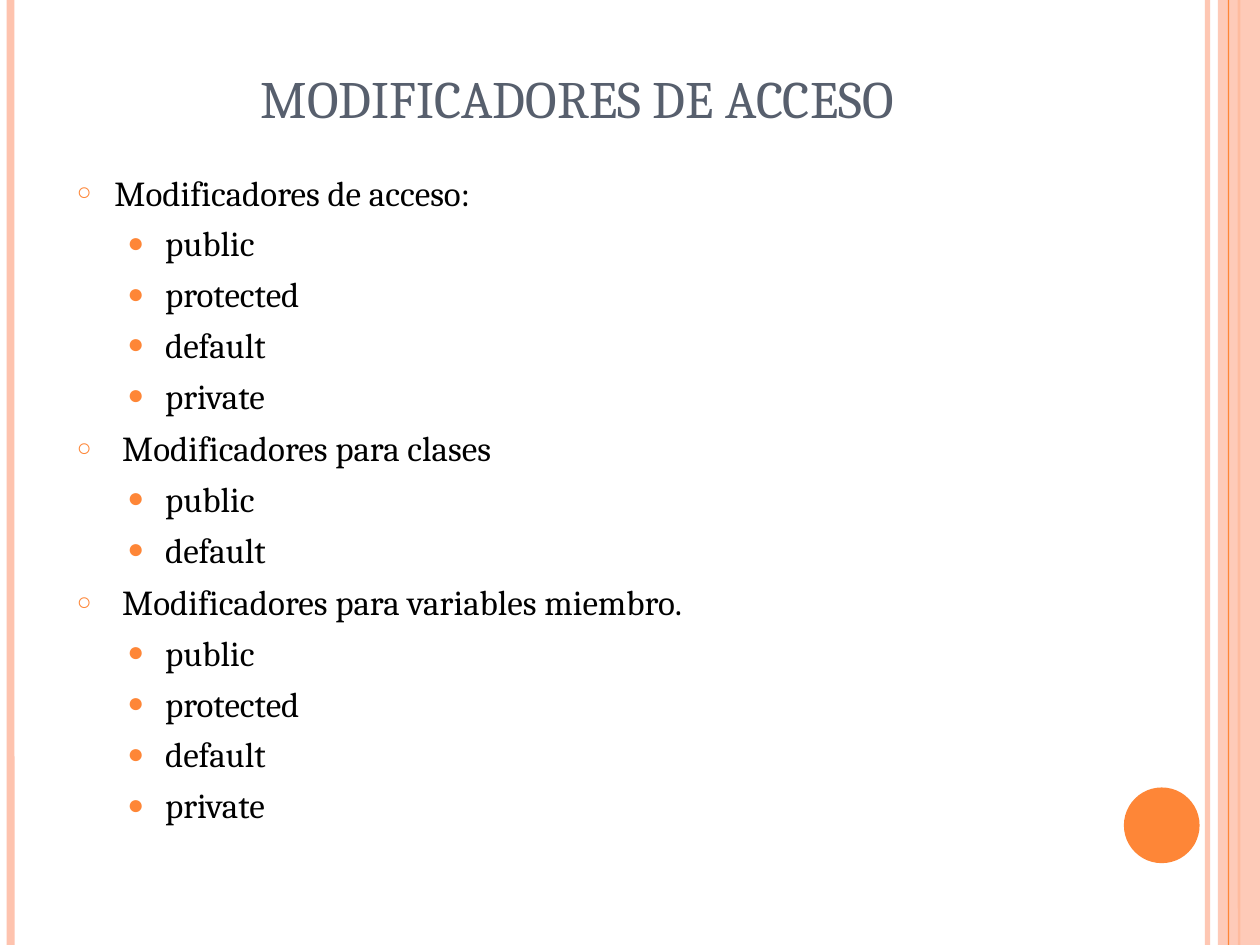
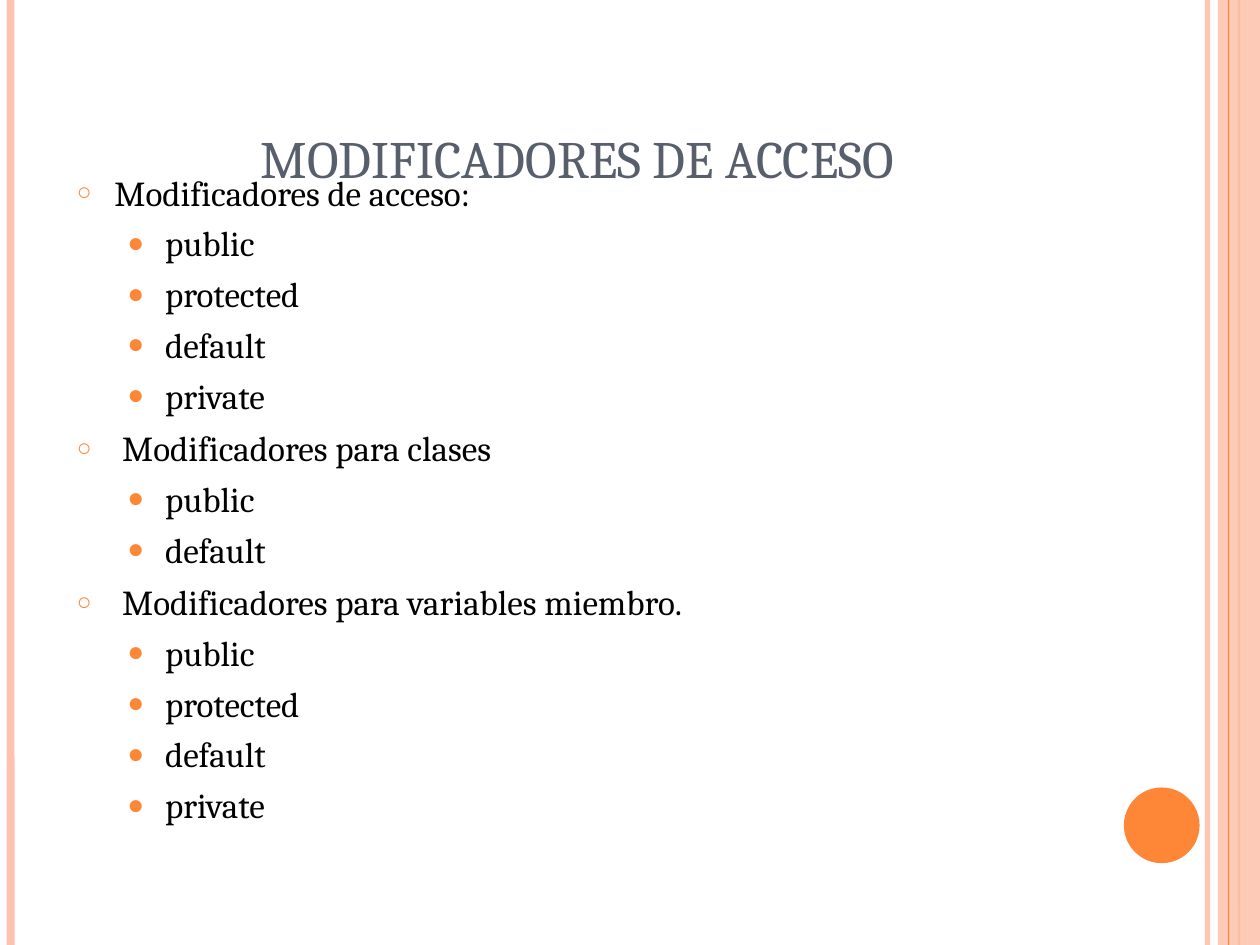
Before and after one commit to alexcaiza/java-clearminds, a slide deck: slide 3 of semanas/Semana1/SCJP-Semana1-Dia2.ppt. Drawn at 1260x945 pixels with LibreOffice and Linux fonts; fonts in the diff are those of the drawing. Boxes give left, top, right and bottom in pixels: in the first picture for what was removed or moved away, otherwise in the second. Text is boxed around its words. In the diff, an @@ line names an element or a change of style, - is before the commit and + after.

```diff
--- a/semanas/Semana1/SCJP-Semana1-Dia2.ppt
+++ b/semanas/Semana1/SCJP-Semana1-Dia2.ppt
@@ title "MODIFICADORES DE ACCESO" rewrapped from (x1=261, y1=82, x2=894, y2=119) to (x1=261, y1=142, x2=894, y2=189) @@
```
Also in this commit, not shown: 6 other slides changed, 17 other files.
